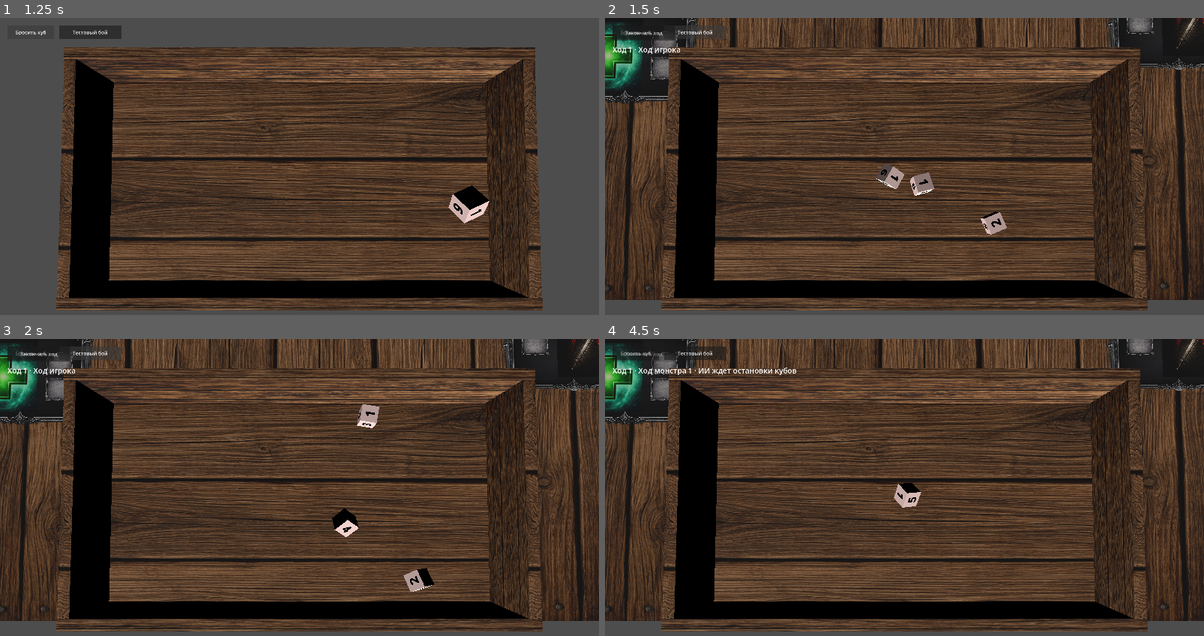
Above: before the commit, frames 1-4 (two rows, left to right).
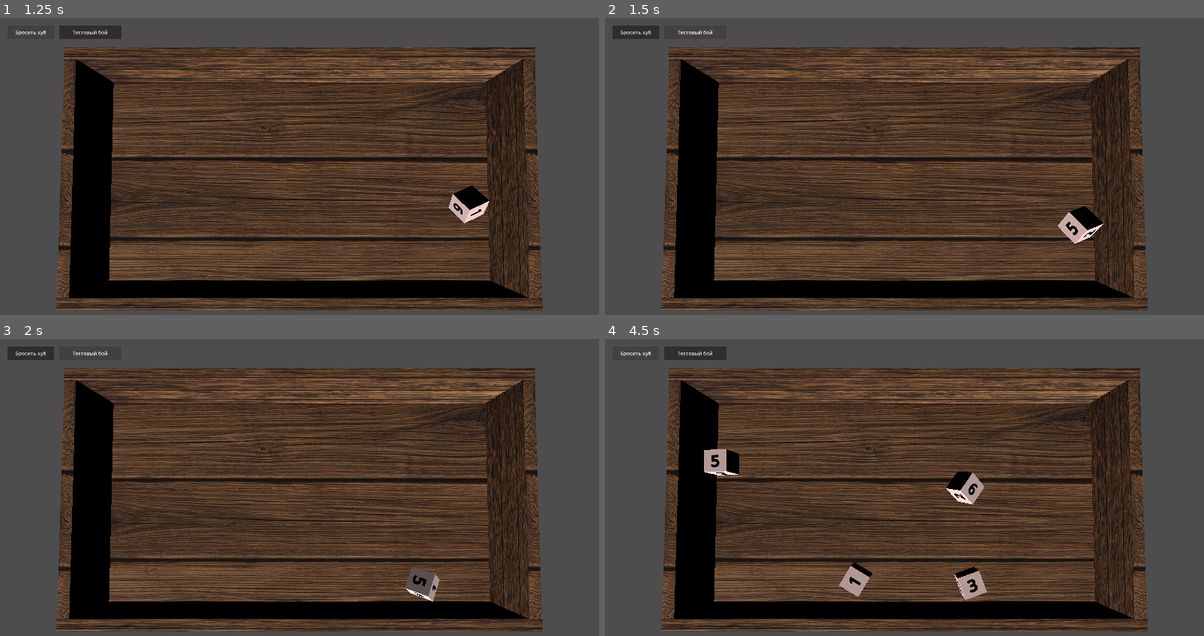
Above: after the commit, the same moments.

Repository: olegbogai-web/dicegame
Game: Godot game, scene res://scenes/board.tscn
The game is run twice, just before and just after one commit, with the same random seed, the same clock (stepped at 60 frames per second) and the same inputs.
Inputs (mouse positions are in pixels of both pictures, inside the frame that each line leads up to):
- Up to frame 1 (1.25 s): click "Бросить куб" at 0.5 s
- Up to frame 2 (1.5 s): click "Тестовый бой" at 1.25 s
- Up to frame 3 (2 s): no input
- Up to frame 4 (4.5 s): click (640, 353) at 2 s, where only the run before the commit has a clickable "Закончить ход"; click "Бросить куб" at 2.75 s; click "Тестовый бой" at 3.5 s; click "Бросить куб" at 4.25 s

Frame 1 is identical in both runs. In frame 2, 27% of the frame differs, in the area x 0-100%, y 0-95%; in frame 3, 27%; in frame 4, 28%.

Commit message:
Revert "Adapt battle room to new_battle_table scene"

Diff:
--- a/content/rooms/subclasses/battle_room.gd
+++ b/content/rooms/subclasses/battle_room.gd
@@ -10,12 +10,12 @@
 const BattleTurnRuntime = preload("res://content/combat/runtime/battle_turn_runtime.gd")
 const BattleEffectRuntime = preload("res://content/combat/runtime/battle_effect_runtime.gd")
 
-const PLAYER_SPRITE_POSITION := Vector3(-3.0, 0.01, -2.5)
-const PLAYER_SPRITE_SCALE := Vector3(2.0, 2.0, 2.0)
-const MONSTER_SPRITE_POSITION := Vector3(3.0, 0.01, -2.5)
-const MONSTER_SPRITE_SCALE := Vector3(2.0, 2.0, 2.0)
-const PLAYER_ABILITY_FRAME_POSITION := Vector3(-7.5, 0.01, 0.0)
-const MONSTER_ABILITY_FRAME_POSITION := Vector3(7.4, 0.01, 0.0)
+const PLAYER_SPRITE_POSITION := Vector3(-6.7, 0.41, 0.0)
+const PLAYER_SPRITE_SCALE := Vector3(1.2, 1.2, 1.2)
+const MONSTER_SPRITE_POSITION := Vector3(6.7, 0.41, 0.0)
+const MONSTER_SPRITE_SCALE := Vector3(1.25, 1.25, 1.25)
+const PLAYER_ABILITY_FRAME_POSITION := Vector3(-4.25, 0.405, 0.0)
+const MONSTER_ABILITY_FRAME_POSITION := Vector3(4.25, 0.405, 0.0)
 const STACK_SPACING_Z := 1.85
 const DICE_PLACE_Z_POSITIONS := [-0.557, -0.007, 0.55]
 
--- a/scenes/battle_table.gd
+++ b/scenes/battle_table.gd
@@ -24,14 +24,14 @@
 const ACTIVATION_ANIMATION_DURATION := 0.5
 const ACTIVATION_TARGET_LIFT_Y := 0.4
 
-@onready var _camera: Camera3D = $battle_camera
+@onready var _camera: Camera3D = $Camera3D
 @onready var _board: BoardController = $board
 @onready var _left_floor: MeshInstance3D = $left_floor
 @onready var _right_floor: MeshInstance3D = $right_floor
 @onready var _player_sprite: MeshInstance3D = $player_sprite
 @onready var _monster_sprite_template: MeshInstance3D = $monster_sprite
-@onready var _player_ability_template: MeshInstance3D = $ability_frame2
-@onready var _monster_ability_template: MeshInstance3D = $ability_frame3
+@onready var _player_ability_template: MeshInstance3D = $ability_frame
+@onready var _monster_ability_template: MeshInstance3D = $ability_frame2
 @onready var _end_turn_button: Button = $UI/EndTurnButton
 @onready var _turn_status_label: Label = $UI/TurnStatusLabel
 
--- a/scenes/new_battle_table.tscn
+++ b/scenes/new_battle_table.tscn
@@ -1,7 +1,6 @@
 [gd_scene format=3 uid="uid://bmhmm75b4swd3"]
 
 [ext_resource type="PackedScene" uid="uid://0ssqyi084mdh" path="res://scenes/board.tscn" id="1_47dlb"]
-[ext_resource type="Script" uid="uid://dasggp047n2cm" path="res://scenes/battle_table.gd" id="2_1x3qf"]
 [ext_resource type="Texture2D" uid="uid://dxoj7vm840xgf" path="res://assets/material/dangeon_floor_2.png" id="3_5yklm"]
 [ext_resource type="Texture2D" uid="uid://b6ojmoowtta8k" path="res://assets/ui/base_frame_mid_v2.png" id="4_euvx7"]
 [ext_resource type="Texture2D" uid="uid://bjpqv8q13kqq7" path="res://assets/ui/base_frame_mid.png" id="5_ovkts"]
@@ -70,7 +69,6 @@
 [sub_resource type="PlaneMesh" id="PlaneMesh_v2h1w"]
 
 [node name="Node3D" type="Node3D" unique_id=2051974326]
-script = ExtResource("2_1x3qf")
 
 [node name="board" parent="." unique_id=1670483730 instance=ExtResource("1_47dlb")]
 transform = Transform3D(1.3, 0, 0, 0, 1.3, 0, 0, 0, 1.3, 0, 0.11484551, 4.2813234)
@@ -79,22 +77,17 @@
 transform = Transform3D(1, 0, 0, 0, -4.371139e-08, 1, 0, -1, -4.371139e-08, 0, 21.005013, -4.8104437e-07)
 fov = 38.9
 
-[node name="floor" type="StaticBody3D" parent="." unique_id=495600768]
-transform = Transform3D(0.84, 0, 0, 0, 0.84, 0, 0, 0, 0.84, -0.57, 0.06, 0.539)
-
-[node name="collision" type="CollisionShape3D" parent="floor" unique_id=1737453216]
-transform = Transform3D(0.9999993, 0, 0, 0, 0.39999858, 0, 3.907985e-14, 0, 1.1, 0.66025144, -0.19999993, -0.67599994)
-shape = SubResource("BoxShape3D_co7oy")
-
-[node name="left_floor" type="MeshInstance3D" parent="." unique_id=226727710]
-transform = Transform3D(-3.2410608e-07, 0, 6.671017, 0, 1, 0, -7.4146833, 0, -2.915994e-07, -3.3355086, 0, -0.0059683397)
+[node name="floor" type="MeshInstance3D" parent="." unique_id=226727710]
+transform = Transform3D(-3.2410608e-07, 0, 13.342034, 0, 1, 0, -7.4146833, 0, -5.831988e-07, -2.608831e-10, 0, -0.0059683397)
 material_override = SubResource("StandardMaterial3D_gpgk3")
 mesh = SubResource("PlaneMesh_ub6me")
 
-[node name="right_floor" type="MeshInstance3D" parent="." unique_id=226727711]
-transform = Transform3D(-3.2410608e-07, 0, 6.671017, 0, 1, 0, -7.4146833, 0, -2.915994e-07, 3.3355086, 0, -0.0059683397)
-material_override = SubResource("StandardMaterial3D_gpgk3")
-mesh = SubResource("PlaneMesh_ub6me")
+[node name="StaticBody3D" type="StaticBody3D" parent="floor" unique_id=495600768]
+transform = Transform3D(0.84, 0, 0, 0, 0.84, 0, 0, 0, 0.84, -0.57, 0.06, 0.539)
+
+[node name="collision" type="CollisionShape3D" parent="floor/StaticBody3D" unique_id=1737453216]
+transform = Transform3D(0.9999993, 0, 0, 0, 0.39999858, 0, 3.907985e-14, 0, 1.1, 0.66025144, -0.19999993, -0.67599994)
+shape = SubResource("BoxShape3D_co7oy")
 
 [node name="monster_sprite" type="MeshInstance3D" parent="." unique_id=1998546468]
 transform = Transform3D(2, 0, 0, 0, 2, 0, 0, 0, 2, 3, 0.01, -2.5)
@@ -193,20 +186,3 @@
 transform = Transform3D(-3.156934e-08, 0, -0.48148146, 0, 0.7222223, 0, 0.7222223, 0, -2.1046223e-08, -0.25925922, 0.0055555403, 0)
 material_override = SubResource("StandardMaterial3D_y5gjq")
 mesh = SubResource("PlaneMesh_v2h1w")
-
-[node name="UI" type="CanvasLayer" parent="."]
-
-[node name="EndTurnButton" type="Button" parent="UI"]
-offset_left = 24.0
-offset_top = 24.0
-offset_right = 224.0
-offset_bottom = 72.0
-text = "Закончить ход"
-
-[node name="TurnStatusLabel" type="Label" parent="UI"]
-offset_left = 24.0
-offset_top = 84.0
-offset_right = 544.0
-offset_bottom = 124.0
-theme_override_font_sizes/font_size = 24
-text = "Ожидание боя"
--- a/ui/scripts/board_controller.gd
+++ b/ui/scripts/board_controller.gd
@@ -7,7 +7,7 @@
 @export_category("Board References")
 @export var floor_path: NodePath = ^"floor"
 @export var default_dice_scene: PackedScene
-@export_file("*.tscn") var test_battle_scene_path := "res://scenes/new_battle_table.tscn"
+@export_file("*.tscn") var test_battle_scene_path := "res://scenes/battle_table.tscn"
 
 @export_category("Spawn Bounds")
 @export var spawn_bounds_margin: Vector2 = Vector2(0.15, 0.15)
